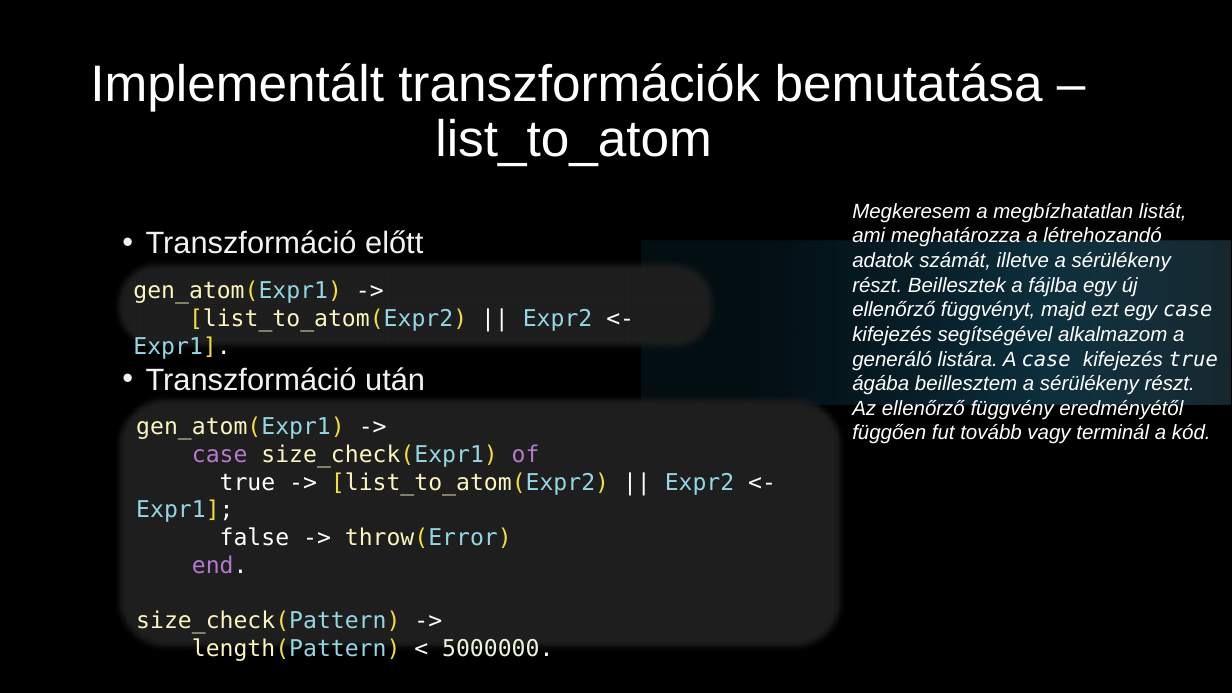
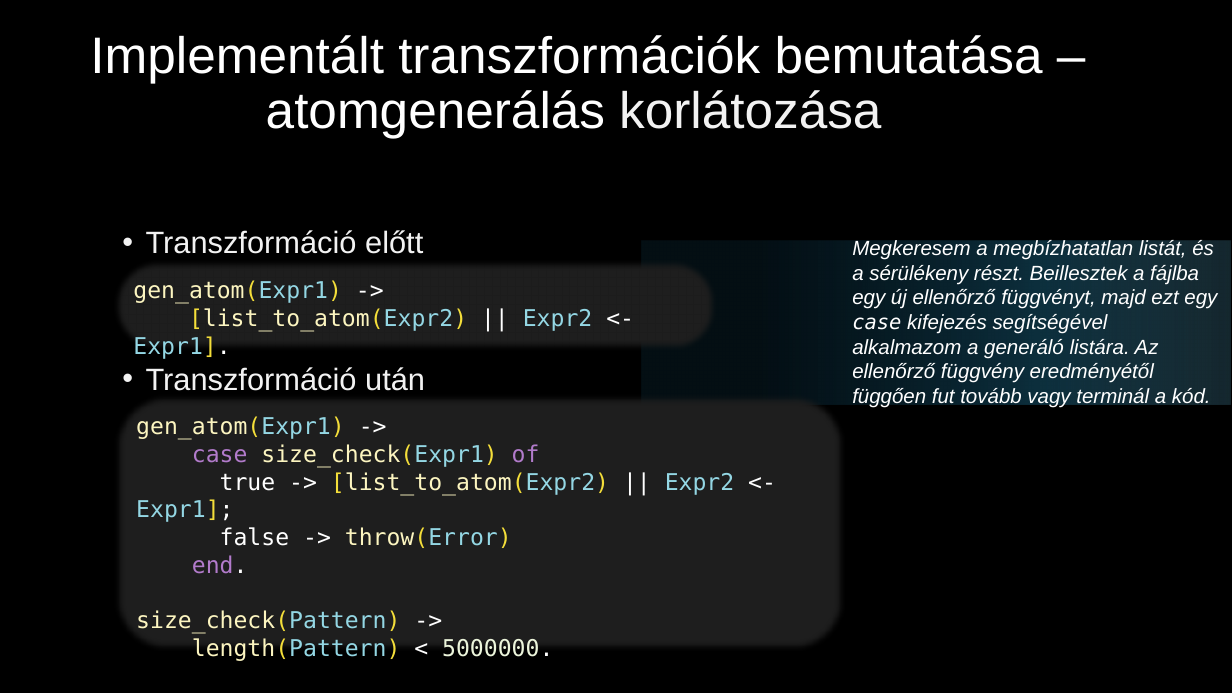
Before and after one commit to juhasznellee/msc_szakdoga, a slide deck: slide 5 of diplomamunka.pptx. Drawn at 1232x693 pixels with LibreOffice and Linux fonts; fonts in the diff are those of the drawing; background and template pictures are left out. Boxes give left, top, right and bottom in pixels: in the first picture for what was removed or moved away, otherwise in the second. Text is boxed around its words. In the diff, an @@ line names an element or a change of style, - is before the commit and + after.

Commit message:
msc ppt V2

```diff
--- a/diplomamunka.pptx
+++ b/diplomamunka.pptx
@@ text at [90,35,1043,138]: text changed @@
-Implementált transzformációk bemutatása – list_to_atom
+Implementált transzformációk bemutatása – atomgenerálás korlátozása
@@ text at [852,239,1217,408]: text changed @@
-Megkeresem a megbízhatatlan listát, ami meghatározza a létrehozandó adatok számát, illetve a sérülékeny részt. Beillesztek a fájlba egy új ellenőrző függvényt, majd ezt egy case kifejezés segítségével alkalmazom a generáló listára. A case kifejezés true ágába beillesztem a sérülékeny részt. Az ellenőrző függvény eredményétől függően fut tovább vagy terminál a kód.
+Megkeresem a megbízhatatlan listát, és a sérülékeny részt. Beillesztek a fájlba egy új ellenőrző függvényt, majd ezt egy case kifejezés segítségével alkalmazom a generáló listára. Az ellenőrző függvény eredményétől függően fut tovább vagy terminál a kód.
```
Also in this commit, not shown: 10 other slides changed, 1 slide added.
